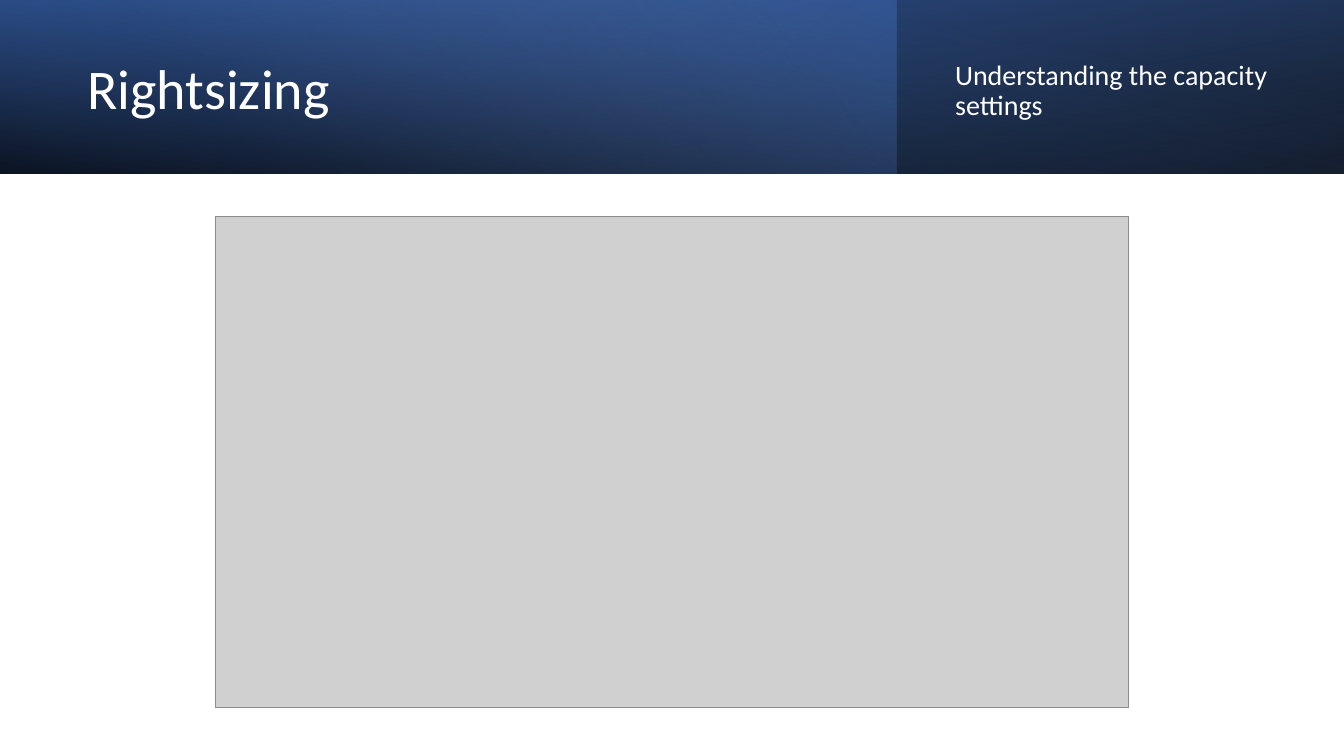
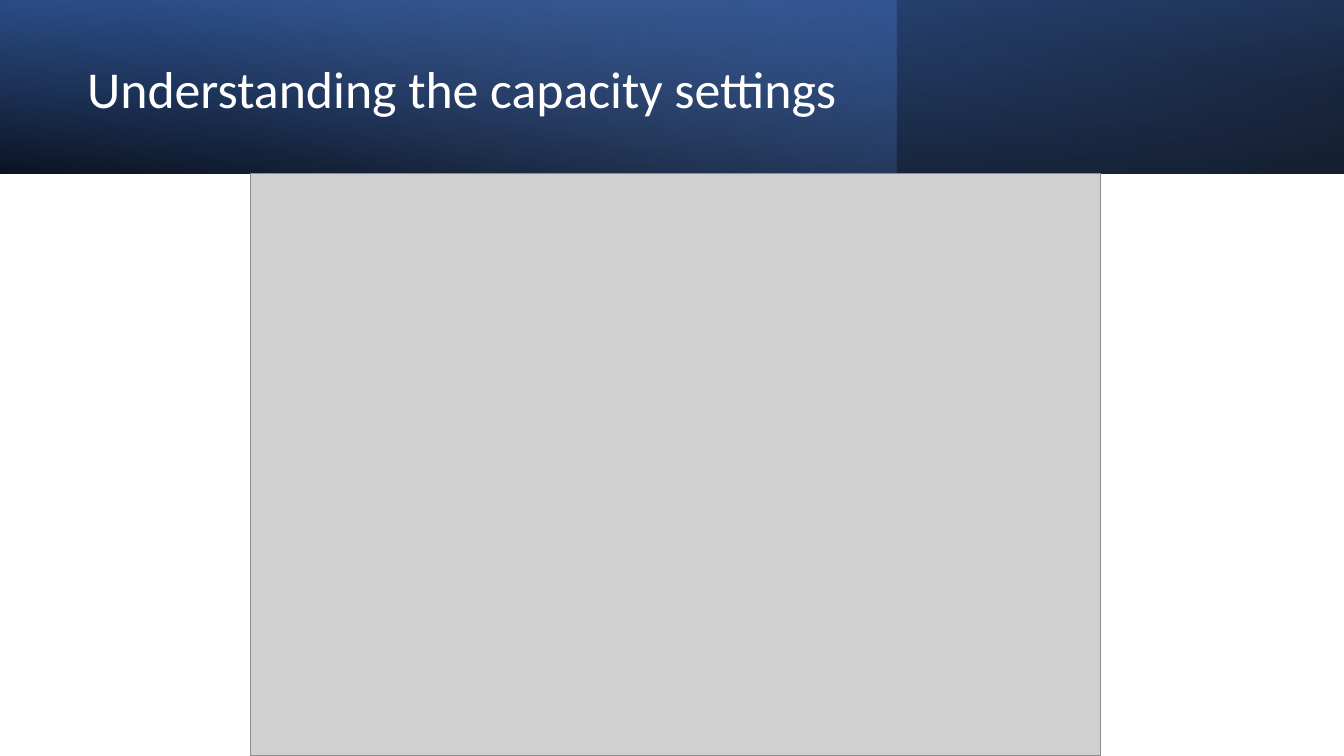
Before and after one commit to VMwareAria/VMwareAria.github.io, a slide deck: slide 1 of Presentations/Rightsizing[bgronas].pptx (slide 3 before the commit). Drawn at 1344x756 pixels with LibreOffice and Linux fonts; fonts in the diff are those of the drawing; grey boxes stand for pictures. Boxes give left, top, right and bottom in pixels: in the first picture for what was removed or moved away, otherwise in the second. Text is boxed around its words. In the diff, an @@ line names an element or a change of style, - is before the commit and + after.

Commit message:
integrations, capacity engine

```diff
--- a/Presentations/Rightsizing[bgronas].pptx
+++ b/Presentations/Rightsizing[bgronas].pptx
@@ rectangle removed at bbox=[0, 0, 1344, 756] @@
@@ title "Understanding the capacity settings": place and size @@
-title "Understanding the capacity settings" at bbox=[955, 65, 1267, 120]
+title "Understanding the capacity settings" at bbox=[87, 72, 836, 117]
@@ title "Understanding the capacity settings" at bbox=[87, 72, 836, 117]: size 20 to 37 pt; less space between paragraphs @@
@@ title removed at bbox=[87, 70, 329, 119] @@
-Rightsizing
@@ rectangle removed at bbox=[0, 152, 1344, 703] @@
@@ picture: place and size @@
-picture at bbox=[216, 217, 1129, 708]
+picture at bbox=[251, 173, 1102, 756]
```
Also in this commit, not shown: 4 other slides changed, 2 slides removed, 19 other files.
